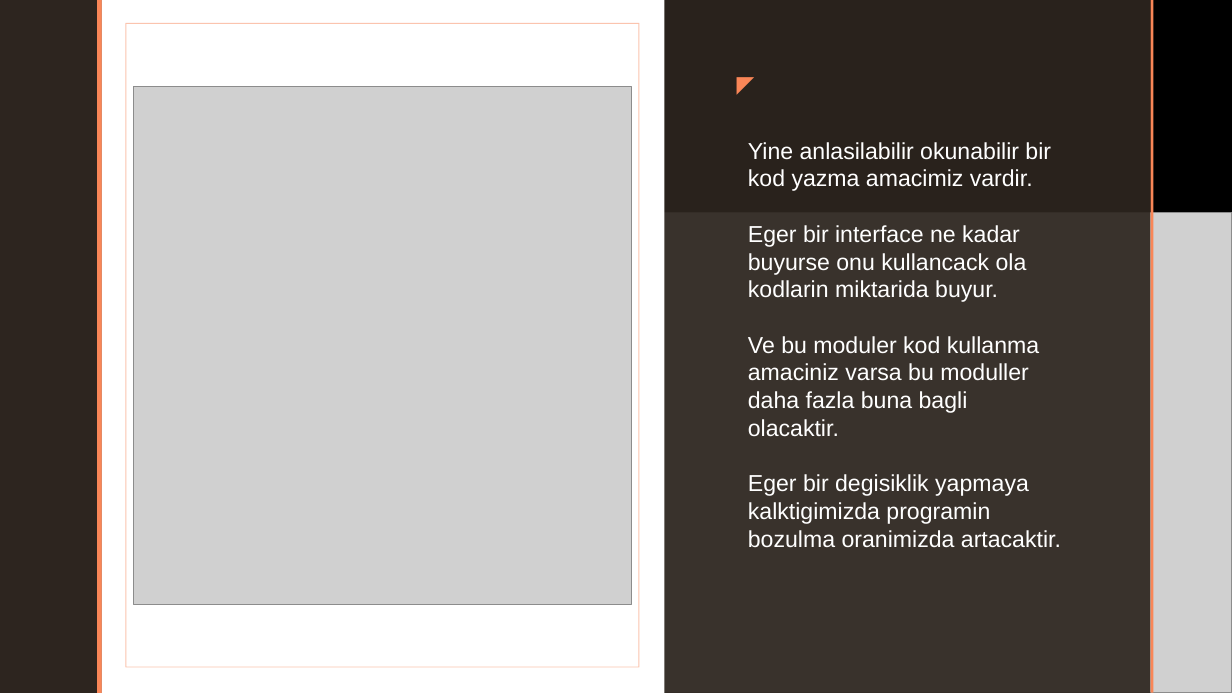
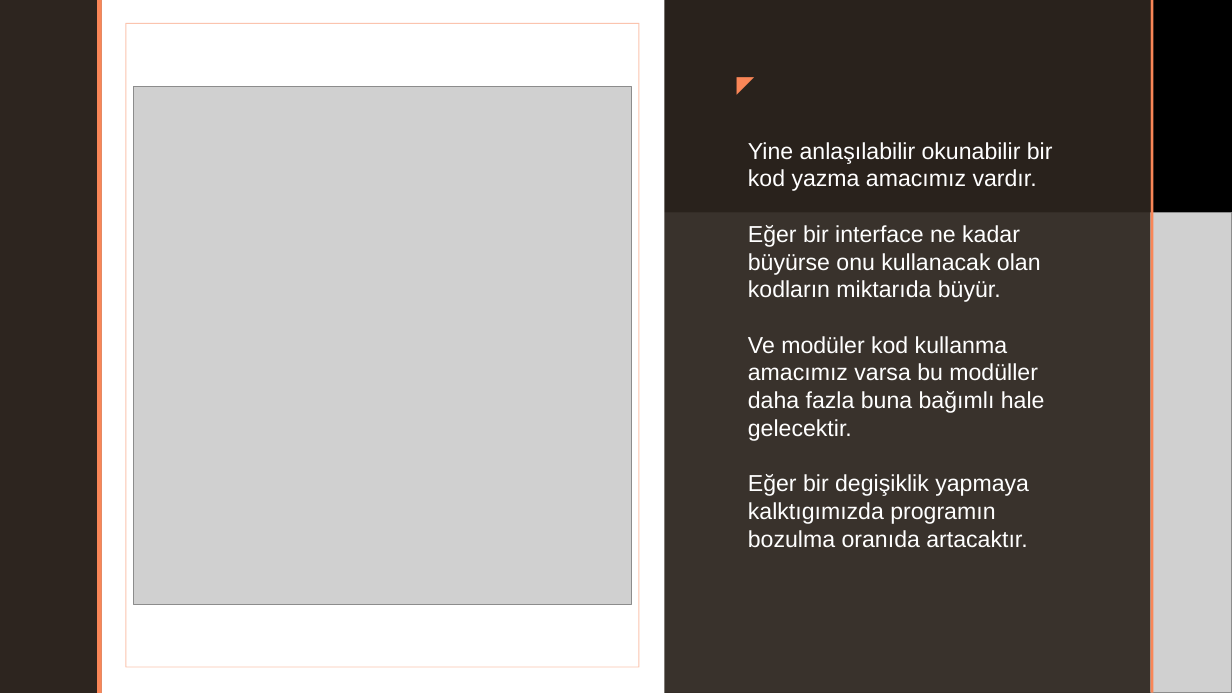
Before and after one commit to mridvanozcan/Solid-Prensipleri, a slide deck: slide 9 of SOLID PROGRAMLAMA.pptx. Drawn at 1232x693 pixels with LibreOffice and Linux fonts; fonts in the diff are those of the drawing; grey boxes stand for pictures; background and template pictures are left out. Boxes give left, top, right and bottom in pixels: in the first picture for what was removed or moved away, otherwise in the second. Text is boxed around its words. In the diff, an @@ line names an element or a change of style, - is before the commit and + after.

```diff
--- a/SOLID PROGRAMLAMA.pptx
+++ b/SOLID PROGRAMLAMA.pptx
@@ text at (748, 142, 1053, 548): text changed @@
-Yine anlasilabilir okunabilir bir kod yazma amacimiz vardir.
-Eger bir interface ne kadar buyurse onu kullancack ola kodlarin miktarida buyur.
-Ve bu moduler kod kullanma amaciniz varsa bu moduller daha fazla buna bagli olacaktir.
-Eger bir degisiklik yapmaya kalktigimizda programin bozulma oranimizda artacaktir.
+Yine anlaşılabilir okunabilir bir kod yazma amacımız vardır.
+Eğer bir interface ne kadar büyürse onu kullanacak olan kodların miktarıda büyür.
+Ve modüler kod kullanma amacımız varsa bu modüller daha fazla buna bağımlı hale gelecektir.
+Eğer bir degişiklik yapmaya kalktıgımızda programın bozulma oranıda artacaktır.
```
Also in this commit, not shown: 4 other slides changed.
